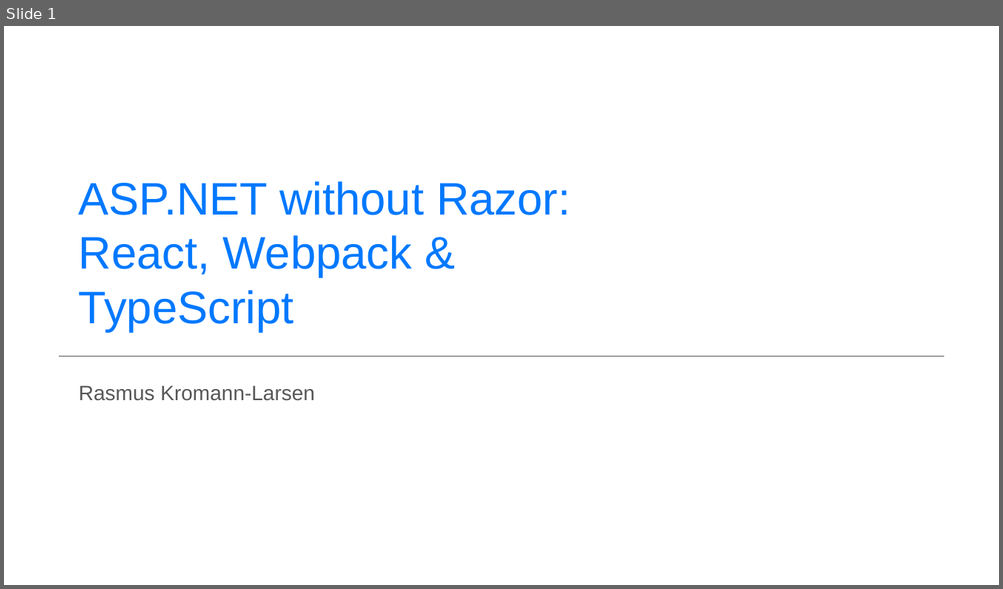
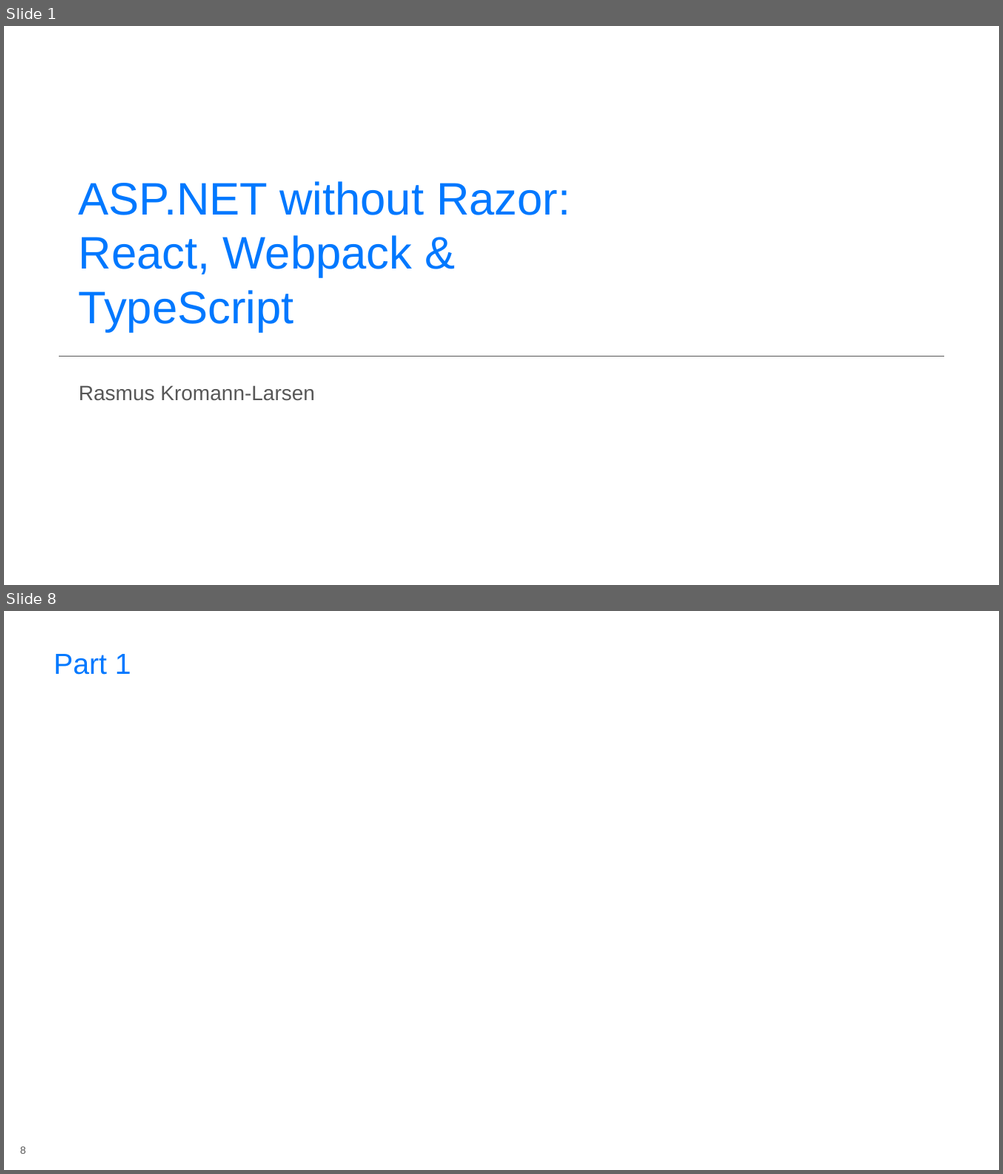
Before and after one commit to rasmuskl/react-webpack-typescript, a slide deck: _notes/Presentation.pptx. Shown one above the other, each under a label of ours: slide 1 before the commit, slides 1 and 8 after it; the slides between them are not shown. The pictures are 1003x589 and 1003x1174 pixels, drawn with LibreOffice and Linux fonts; fonts in the diff are those of the drawing; background and template pictures are left out. Boxes give left, top, right and bottom in pixels: in the first picture for what was removed or moved away, otherwise in the second. Text is boxed around its words. In the diff, an @@ line names an element or a change of style, - is before the commit and + after.

```diff
--- a/_notes/Presentation.pptx
+++ b/_notes/Presentation.pptx
@@ slide 8 added at (x1=4, y1=611, x2=999, y2=1170), background #FFFFFF @@
@@ title added at (x1=54, y1=654, x2=131, y2=675), 28 pt, text #0078FF @@
+Part 1
@@ page number added at (x1=20, y1=1147, x2=26, y2=1154), 10 pt, text #575757 @@
+8
```
Also in this commit, not shown: 1 slide changed, 7 other slides added, 7 other files.
